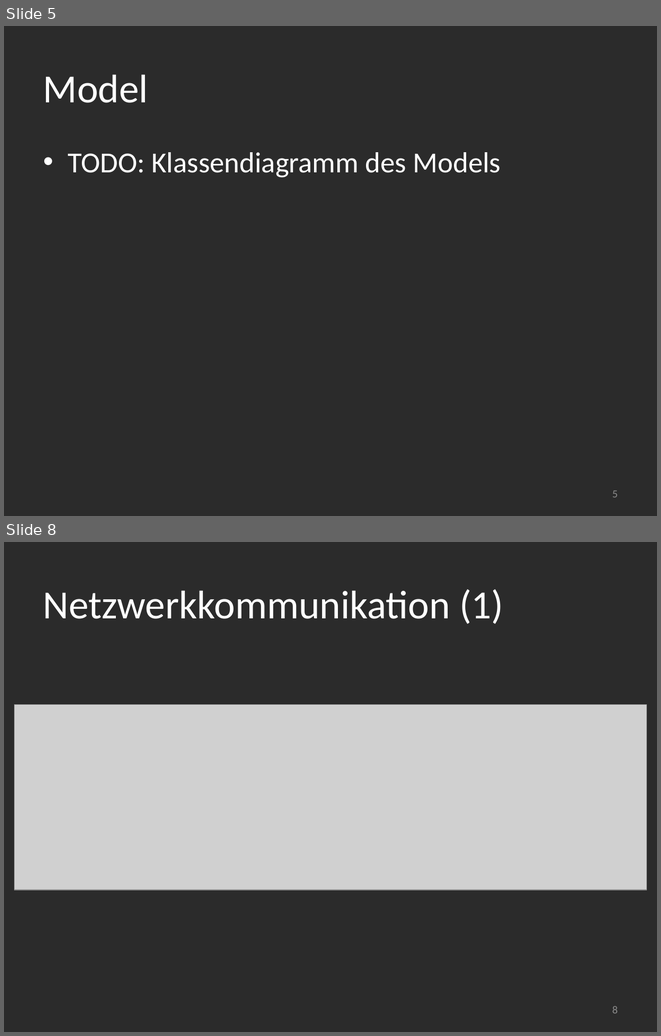
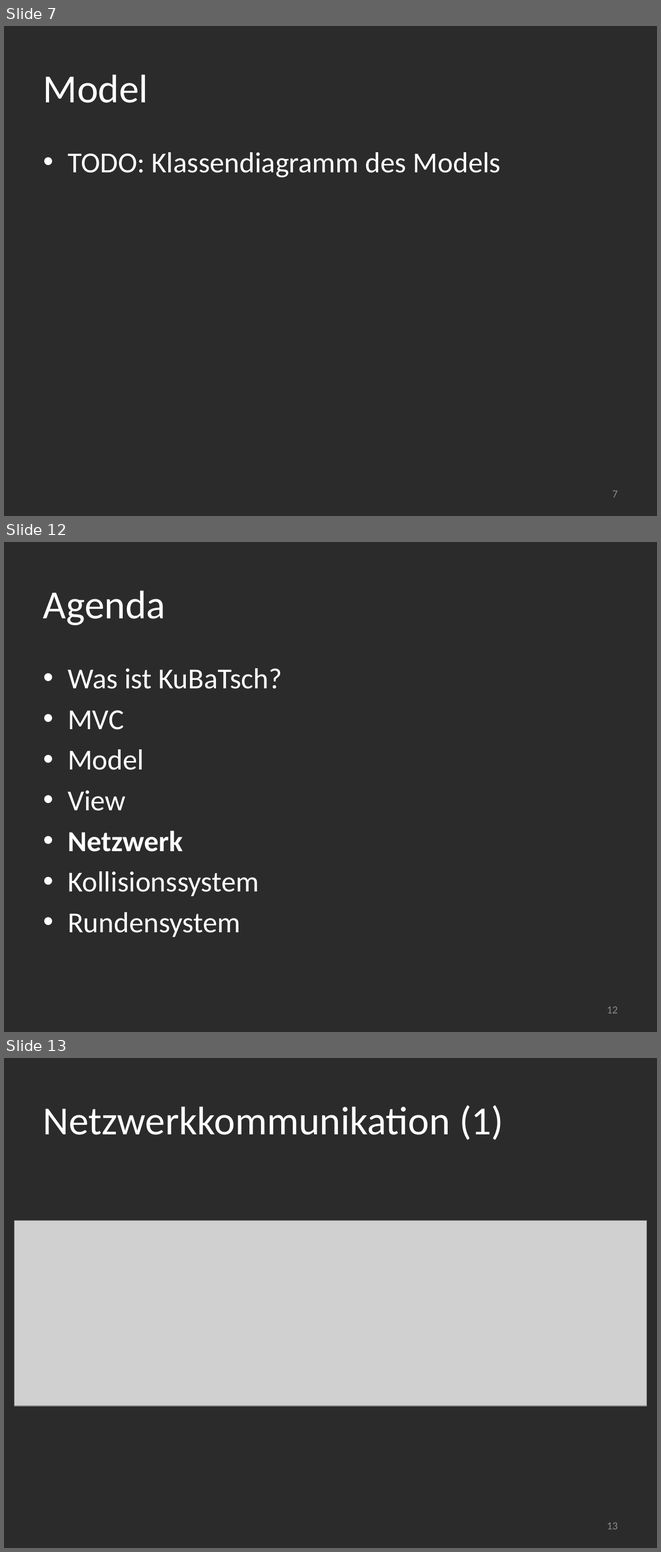
Before and after one commit to manuelTscholl/kubatsch, a slide deck: KuBatsch/docs/presentation/final.pptx. Shown one above the other, each under a label of ours: slides 5 and 8 before the commit, slides 7, 12 and 13 after it; the slides between them are not shown. The pictures are 661x1036 and 661x1552 pixels, drawn with LibreOffice and Linux fonts; fonts in the diff are those of the drawing; grey boxes stand for pictures; background and template pictures are left out; a plain dark background stands for a picture behind light text. Boxes give left, top, right and bottom in pixels: in the first picture for what was removed or moved away, otherwise in the second. Text is boxed around its words. In the diff, an @@ line names an element or a change of style, - is before the commit and + after.

```diff
--- a/KuBatsch/docs/presentation/final.pptx
+++ b/KuBatsch/docs/presentation/final.pptx
@@ slide 12 added at (4,542,657,1032), background picture (left out) @@
@@ title added at (43,590,166,625), 44 pt, text #FFFFFF @@
+Agenda
@@ text added at (68,668,282,937), 32 pt, text #FFFFFF @@
+• Was ist KuBaTsch?
+• MVC
+• Model
+• View
+• Netzwerk
+• Kollisionssystem
+• Rundensystem
@@ page number added at (607,1006,618,1013), 12 pt, text #8C8C8C @@
+12
@@ what was slide 5 is now slide 7 @@
@@ page number at (612,490,618,497): text changed @@
-5
+7
@@ what was slide 8 is now slide 13 @@
@@ page number at (607,1522,618,1529): text changed @@
-8
+13
```
Also in this commit, not shown: 5 slides changed, 7 other slides added, 1 slide removed, 1 other file.
